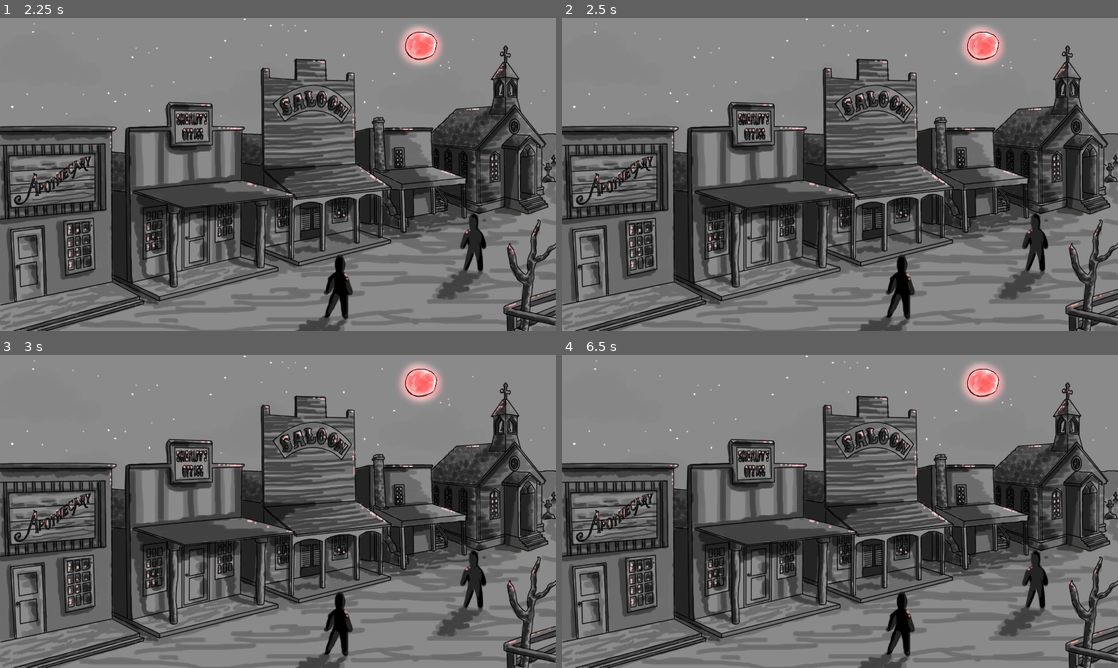
Above: before the commit, frames 1-4 (two rows, left to right).
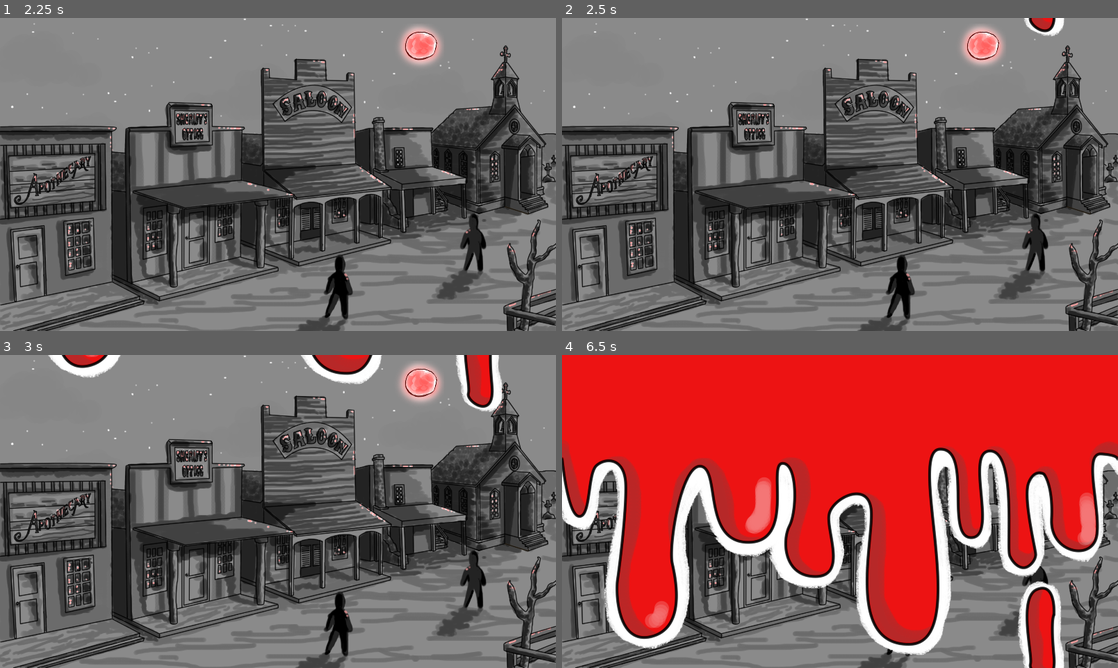
Above: after the commit, the same moments.

Repository: gadse/high-moon
Game: Godot game, scene res://scenes/kill_scene/KillScene.tscn
The game is run twice, just before and just after one commit, with the same random seed, the same clock (stepped at 60 frames per second) and the same inputs. This scene is started directly instead of the project's main scene.
Inputs (mouse positions are in pixels of both pictures, inside the frame that each line leads up to):
- Up to frame 1 (2.25 s): tap Enter at 0.5, 2 s; move the mouse to (400, 158) at 0.52 s; click (400, 158) at 0.67 s; tap Space at 1.25 s; drag from (166, 190) to (250, 237) at 1.27 s; move the mouse to (333, 105) at 2.02 s; click (333, 105) at 2.17 s
- Up to frame 2 (2.5 s): no input
- Up to frame 3 (3 s): drag from (250, 574) to (111, 464) at 2.77 s
- Up to frame 4 (6.5 s): move the mouse to (1006, 558) at 3.52 s; click (1006, 558) at 3.67 s; drag from (673, 464) to (756, 433) at 4.27 s; move the mouse to (867, 511) at 5.02 s; click (867, 511) at 5.17 s; drag from (756, 433) to (728, 527) at 5.77 s

Frame 1 is identical in both runs. In frame 2, 0.3% of the frame differs, in the area x 83-91%, y 0-6%; in frame 3, 2.9%; in frame 4, 71%, in the area x 0-100%, y 0-100%.

Commit message:
Add music to kill scene

Diff:
--- a/scenes/kill_scene/KillScene.gd
+++ b/scenes/kill_scene/KillScene.gd
@@ -7,6 +7,7 @@
 	$ItsHighMoon.connect("finished", self, "_play_gunshot")
 	$GunShot.connect("finished", self, "_show_blood_animation")
 
+	$BackgroundMusic.fade_in()
 	$Fader.fade_in()
 
 func _play_it_is_high_moon():
@@ -19,4 +20,5 @@
 	$BloodAnimation.play("BloodAnimation")
 
 func _on_BloodAnimation_animation_finished(_anim_name):
+	$BackgroundMusic.fade_out()
 	$Fader.fade_out()
--- a/scenes/kill_scene/KillScene.tscn
+++ b/scenes/kill_scene/KillScene.tscn
@@ -6,6 +6,8 @@
 [ext_resource path="res://scenes/templates/scene_fader/SceneFader.tscn" type="PackedScene" id=4]
 [ext_resource path="res://scenes/kill_scene/Bloodsplatter_vA_v2.png" type="Texture" id=5]
 [ext_resource path="res://scenes/kill_scene/BG_HighMoon_Killingscene.png" type="Texture" id=6]
+[ext_resource path="res://scenes/templates/music_fader/MusicFader.tscn" type="PackedScene" id=7]
+[ext_resource path="res://scenes/kill_scene/Kill Scene.ogg" type="AudioStream" id=8]
 
 [sub_resource type="Animation" id=1]
 resource_name = "BloodAnimation"
@@ -31,6 +33,10 @@
 __meta__ = {
 "_edit_use_anchors_": false
 }
+
+[node name="BackgroundMusic" parent="." instance=ExtResource( 7 )]
+stream = ExtResource( 8 )
+target_volume = 5
 
 [node name="GunShot" type="AudioStreamPlayer" parent="."]
 stream = ExtResource( 1 )
--- a/scenes/templates/music_fader/MusicFader.gd
+++ b/scenes/templates/music_fader/MusicFader.gd
@@ -1,10 +1,11 @@
 extends AudioStreamPlayer
 
 export var fade_duration = 1.00
+export var target_volume = 0
 
 func _ready():
-	$FadeInTween.interpolate_property(self, "volume_db", -80, 0, fade_duration, Tween.TRANS_SINE, Tween.EASE_IN, 0)
-	$FadeOutTween.interpolate_property(self, "volume_db", 0, -80, fade_duration, Tween.TRANS_SINE, Tween.EASE_IN, 0)
+	$FadeInTween.interpolate_property(self, "volume_db", -80, self.target_volume, fade_duration, Tween.TRANS_SINE, Tween.EASE_IN, 0)
+	$FadeOutTween.interpolate_property(self, "volume_db", self.target_volume, -80, fade_duration, Tween.TRANS_SINE, Tween.EASE_IN, 0)
 
 func _on_FadeOutTween_tween_completed(object, _key):
 	object.stop()
Not shown, changed: scenes/forge/greetings/huh.ogg.import
Not shown, changed: scenes/forge/greetings/what is it now.ogg.import
Not shown, changed: scenes/forge/greetings/yes.ogg.import
Not shown, changed: scenes/graveyard/greetings/ah yes.ogg.import
Not shown, changed: scenes/graveyard/greetings/good evening.ogg.import
Not shown, changed: scenes/graveyard/greetings/greetings mortal.ogg.import
Not shown, changed: scenes/graveyard/greetings/not so hasty.ogg.import
Not shown, changed: scenes/graveyard/greetings/you seem to be early.ogg.import
Not shown, changed: scenes/kill_scene/Its High Moon.ogg.import
Not shown: 1 places in scenes/kill_scene/KillScene.tscn that only renumber resources
Not shown, changed: scenes/lab/greetings/anything interesting.ogg.import
Not shown, changed: scenes/lab/greetings/are you alright.ogg.import
(and 12 more such lines)
